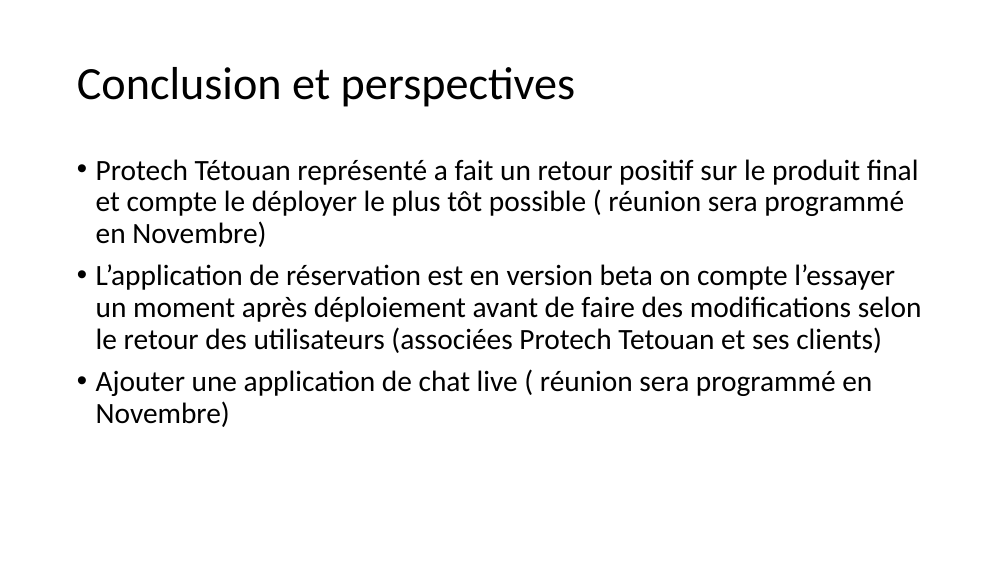
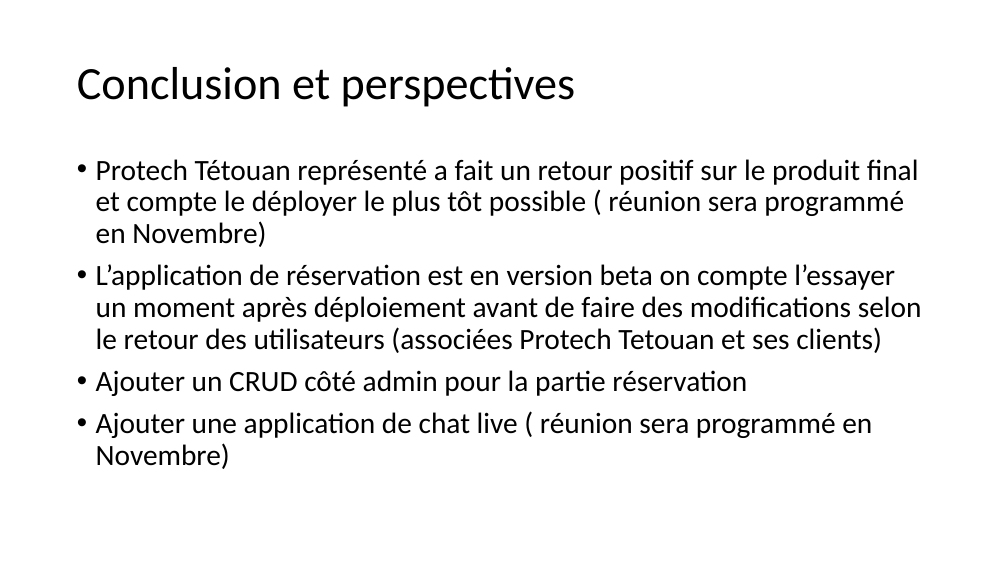
Before and after one commit to saidworks/fil_rouge, a slide deck: slide 16 of Presentation.pptx (slide 20 before the commit). Drawn at 1008x567 pixels with LibreOffice and Linux fonts; fonts in the diff are those of the drawing. Boxes give left, top, right and bottom in pixels: in the first picture for what was removed or moved away, otherwise in the second. Text is boxed around its words. In the diff, an @@ line names an element or a change of style, - is before the commit and + after.

```diff
--- a/Presentation.pptx
+++ b/Presentation.pptx
@@ text at <box>96,370,747,396</box>: paragraph added @@
+• Ajouter un CRUD côté admin pour la partie réservation
```
Also in this commit, not shown: 5 other slides changed, 6 slides added, 11 slides removed, 2 other files.
